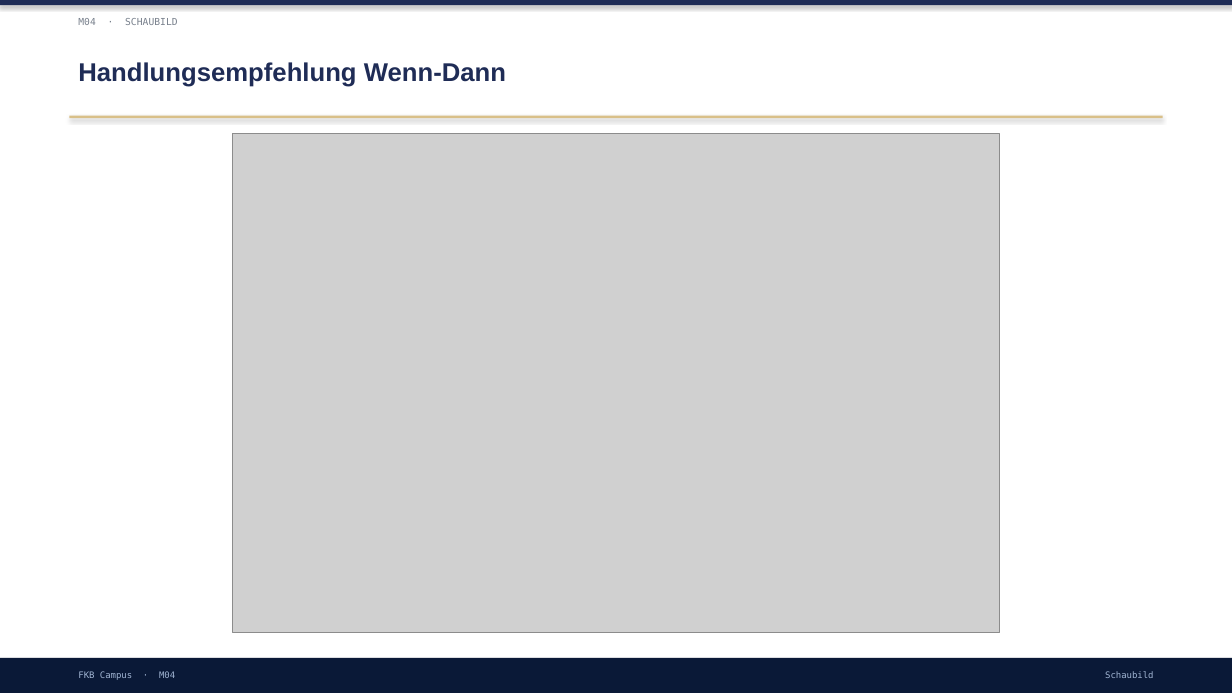
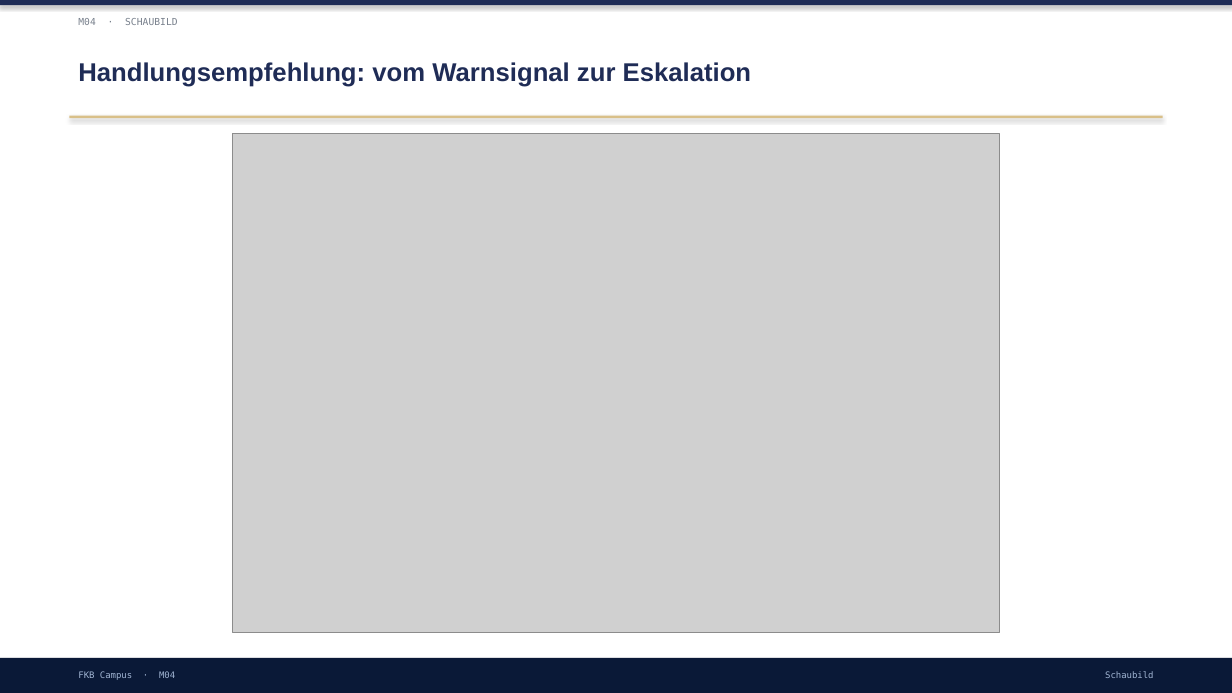
Before and after one commit to ck5rqc47pr-byte/firmenkundenakademie-online, a slide deck: slide 10 of protected-downloads/praesentation/M04.pptx (slide 12 before the commit). Drawn at 1232x693 pixels with LibreOffice and Linux fonts; fonts in the diff are those of the drawing; grey boxes stand for pictures. Boxes give left, top, right and bottom in pixels: in the first picture for what was removed or moved away, otherwise in the second. Text is boxed around its words. In the diff, an @@ line names an element or a change of style, - is before the commit and + after.

```diff
--- a/protected-downloads/praesentation/M04.pptx
+++ b/protected-downloads/praesentation/M04.pptx
@@ text at [78,62,752,87]: text changed @@
-Handlungsempfehlung Wenn-Dann
+Handlungsempfehlung: vom Warnsignal zur Eskalation
```
Also in this commit, not shown: 4 other slides changed, 5 slides added, 4 slides removed, 1 other file.
